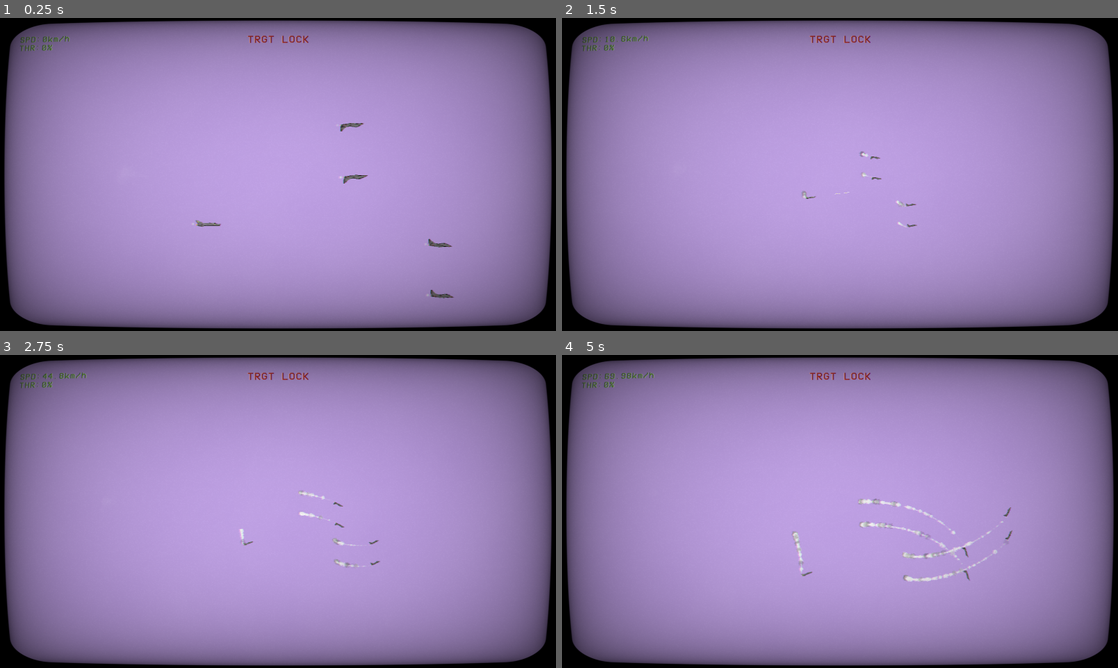
Above: before the commit, frames 1-4 (two rows, left to right).
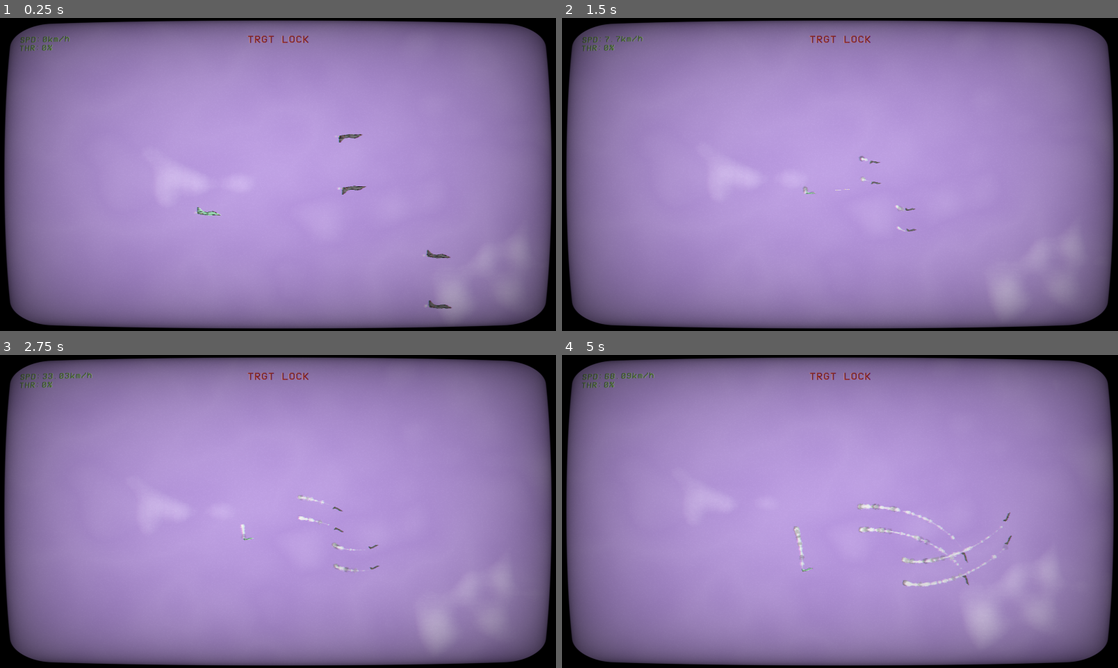
Above: after the commit, the same moments.

Repository: tm-sm/Igne-Caelum
Game: Godot game, scene res://testing2.tscn
The game is run twice, just before and just after one commit, with the same random seed, the same clock (stepped at 60 frames per second) and the same inputs.
Inputs (mouse positions are in pixels of both pictures, inside the frame that each line leads up to):
- Up to frame 1 (0.25 s): no input
- Up to frame 2 (1.5 s): move the mouse to (962, 158) at 0.52 s; hold A (pitch_up) 0.53-1.28 s; tap C (change_camera_type) at 0.6 s; move the mouse to (728, 190) at 1.27 s; hold Q (brake) from 1.28 s (still down); tap Space (fire_weapon) at 1.35 s
- Up to frame 3 (2.75 s): move the mouse to (333, 442) at 2.02 s; release Q (brake) at 2.03 s; hold A (pitch_up) from 2.03 s (still down); tap X (switch_target) at 2.1 s
- Up to frame 4 (5 s): move the mouse to (812, 574) at 2.77 s; tap Up (weapon_selection_1) at 2.85 s; move the mouse to (1006, 558) at 3.52 s; release A (pitch_up) at 3.53 s; hold Right (weapon_selection_2) 3.53-4.28 s; hold Q (brake) from 3.53 s (still down); move the mouse to (673, 464) at 4.27 s; tap Mouse wheel up (zoom_in) at 4.35 s

The runs differ from the first frame. In frame 1, 0.9% of the frame differs, in the area x 29-84%, y 33-94%; in frame 2, 0.7%; in frame 3, 0.9%; in frame 4, 2.0%, in the area x 8-89%, y 6-91%.

Commit message:
improved parallax

Diff:
--- a/testing2.tscn
+++ b/testing2.tscn
@@ -2,7 +2,7 @@
 
 [ext_resource path="res://textures/SkyParallax.tscn" type="PackedScene" id=1]
 [ext_resource path="res://ui/GUI.tscn" type="PackedScene" id=2]
-[ext_resource path="res://entities/planes/InterzkiPlayer.tscn" type="PackedScene" id=3]
+[ext_resource path="res://entities/planes/IntorvPlayer.tscn" type="PackedScene" id=3]
 [ext_resource path="res://entities/PlayerCamera.gd" type="Script" id=4]
 [ext_resource path="res://entities/planes/IntorvAI.tscn" type="PackedScene" id=5]
 
@@ -68,4 +68,5 @@
 [node name="GUI" parent="." instance=ExtResource( 2 )]
 
 [node name="Player" parent="." instance=ExtResource( 3 )]
-position = Vector2( 2170, 866 )
+position = Vector2( 2204, 606 )
+plane_color = Color( 0.466667, 0.87451, 0.615686, 1 )
--- a/textures/SkyParallax.tscn
+++ b/textures/SkyParallax.tscn
@@ -49,16 +49,16 @@
 }"
 
 [sub_resource type="Gradient" id=46]
-offsets = PoolRealArray( 0, 0.0580645, 0.16129, 0.232258, 0.812903 )
-colors = PoolColorArray( 1, 1, 1, 1, 1, 1, 1, 1, 1, 1, 1, 0.0833334, 1, 1, 1, 0.0742575, 1, 1, 1, 0 )
+offsets = PoolRealArray( 0.135484, 0.174194, 0.232258, 0.303226, 0.819355, 0.948387 )
+colors = PoolColorArray( 1, 1, 1, 0.0833334, 1, 1, 1, 0.0173794, 1, 1, 1, 0.0742575, 1, 1, 1, 0, 1, 1, 1, 1, 1, 1, 1, 1 )
 
 [sub_resource type="GradientTexture" id=47]
 gradient = SubResource( 46 )
 
 [sub_resource type="OpenSimplexNoise" id=45]
 
-[sub_resource type="NoiseTexture" id=48]
-width = 353
+[sub_resource type="NoiseTexture" id=51]
+width = 325
 height = 1
 seamless = true
 noise = SubResource( 45 )
@@ -67,7 +67,7 @@
 shader = SubResource( 39 )
 shader_param/scroll = Vector2( 0.002, 0.001 )
 shader_param/scroll2 = Vector2( 0, 0 )
-shader_param/texture2 = SubResource( 48 )
+shader_param/texture2 = SubResource( 51 )
 shader_param/colorTexture = SubResource( 47 )
 
 [sub_resource type="NoiseTexture" id=50]
@@ -85,7 +85,7 @@
 anchor_bottom = 1.0
 
 [node name="FarawayClouds" type="ParallaxLayer" parent="."]
-motion_scale = Vector2( 0.01, 0.01 )
+motion_scale = Vector2( 0.001, 0.001 )
 motion_mirroring = Vector2( 2042, 2042 )
 
 [node name="Sprite" type="Sprite" parent="FarawayClouds"]
@@ -94,7 +94,7 @@
 centered = false
 
 [node name="NearClouds" type="ParallaxLayer" parent="."]
-motion_scale = Vector2( 0.05, 0.05 )
+motion_scale = Vector2( 0.01, 0.01 )
 motion_mirroring = Vector2( 2042, 2042 )
 
 [node name="Sprite" type="Sprite" parent="NearClouds"]
--- a/textures/shaders/SkyParallax.tres
+++ b/textures/shaders/SkyParallax.tres
@@ -18,7 +18,7 @@
 }"
 
 [sub_resource type="Gradient" id=46]
-offsets = PoolRealArray( 0, 0.0580645, 0.16129, 0.232258, 0.812903 )
+offsets = PoolRealArray( 0, 0.103226, 0.193548, 0.232258, 0.812903 )
 colors = PoolColorArray( 1, 1, 1, 1, 1, 1, 1, 1, 1, 1, 1, 0.0833334, 1, 1, 1, 0.0742575, 1, 1, 1, 0 )
 
 [sub_resource type="GradientTexture" id=47]
@@ -27,7 +27,7 @@
 [sub_resource type="OpenSimplexNoise" id=45]
 
 [sub_resource type="NoiseTexture" id=48]
-width = 353
+width = 381
 height = 1
 seamless = true
 noise = SubResource( 45 )
